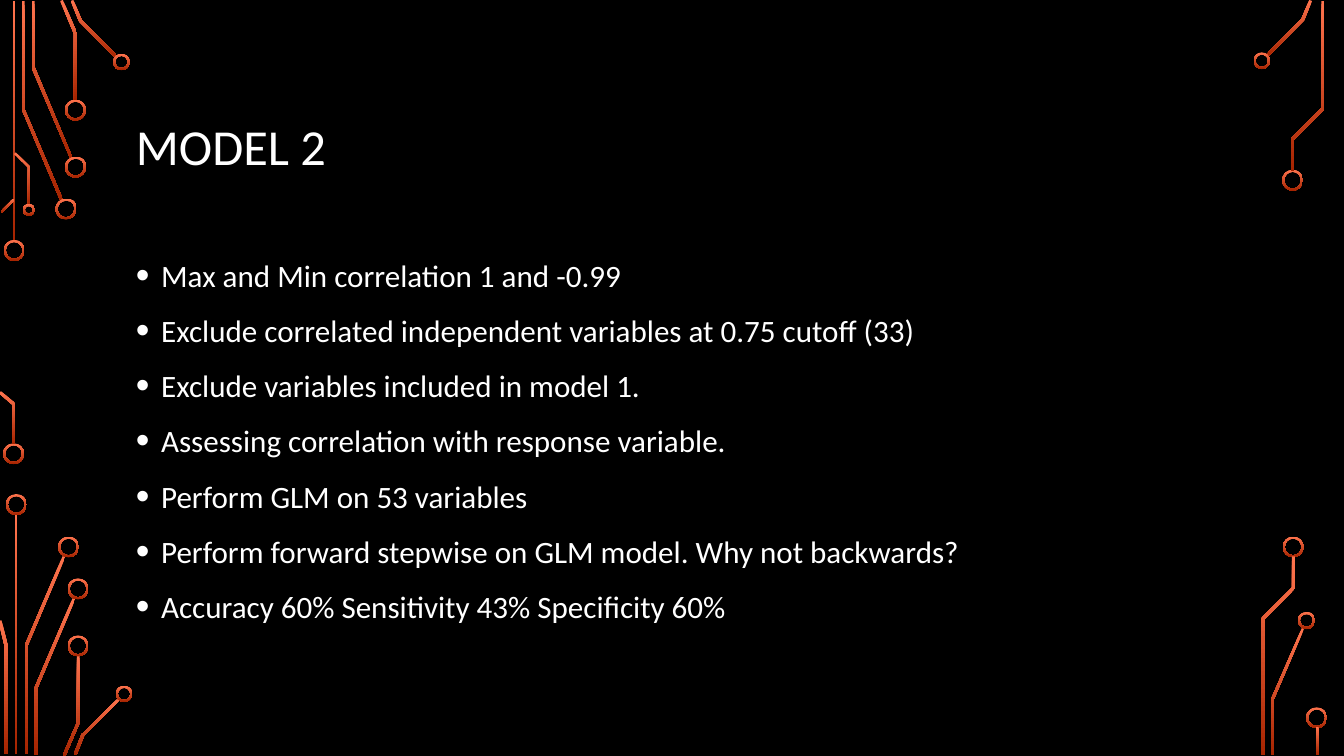
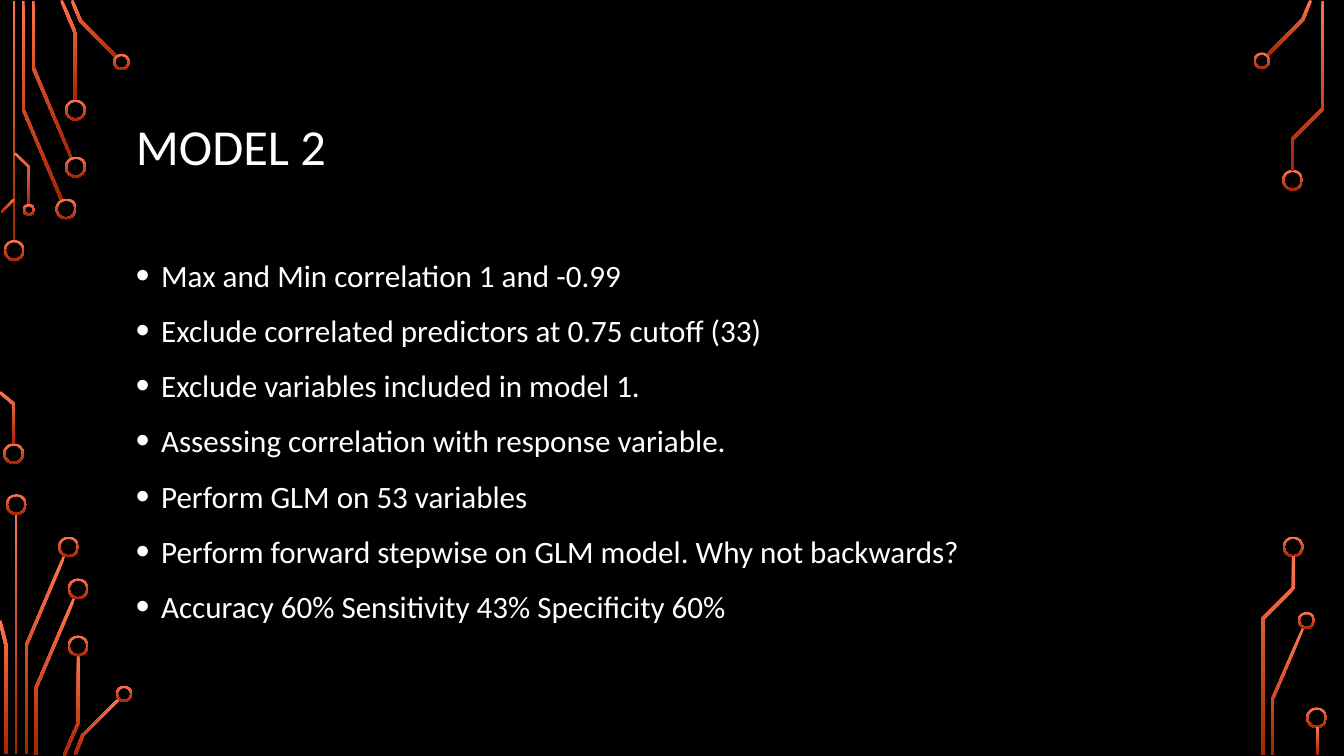
Before and after one commit to karimkhamwani/data-mining, a slide deck: slide 9 of Caravan.pptx. Drawn at 1344x756 pixels with LibreOffice and Linux fonts; fonts in the diff are those of the drawing; background and template pictures are left out. Boxes give left, top, right and bottom in pixels: in the first picture for what was removed or moved away, otherwise in the second. Text is boxed around its words. In the diff, an @@ line names an element or a change of style, - is before the commit and + after.

```diff
--- a/Caravan.pptx
+++ b/Caravan.pptx
@@ text at <box>161,319,761,347</box>: text changed @@
-• Exclude correlated independent variables at 0.75 cutoff (33)
+• Exclude correlated predictors at 0.75 cutoff (33)
```
Also in this commit, not shown: 1 other slide changed.
